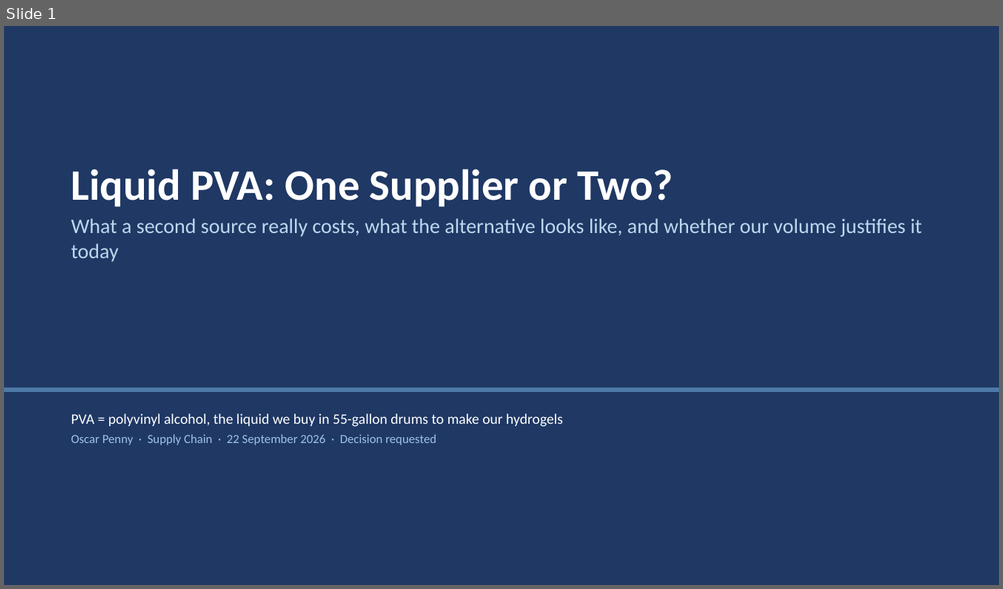
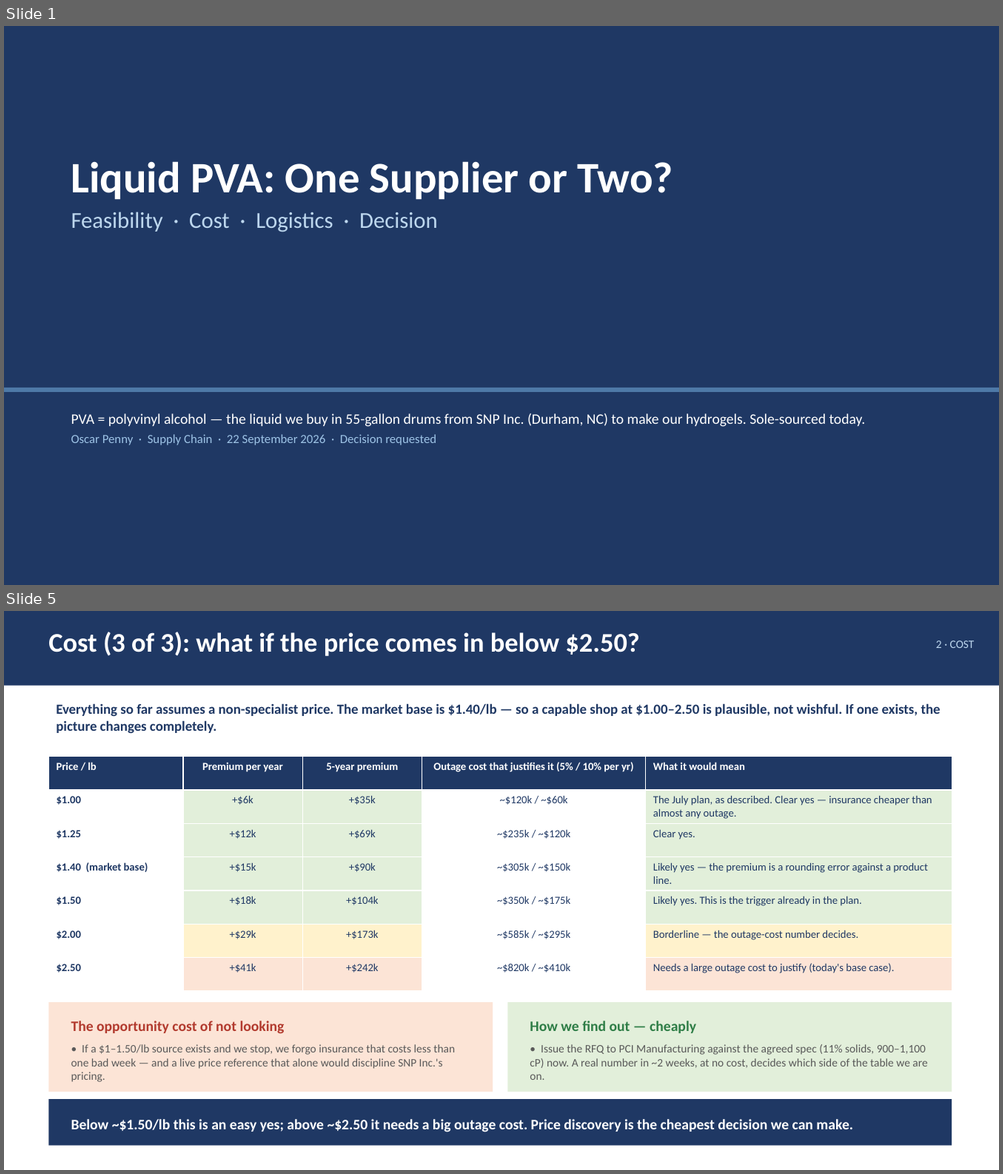
Before and after one commit to naviero1/Claude-Works, a slide deck: PVA second supplier initiative/PVA_Second_Supplier_Leadership_Deck.pptx. Shown one above the other, each under a label of ours: slide 1 before the commit, slides 1 and 5 after it; the slides between them are not shown. The pictures are 1003x589 and 1003x1174 pixels, drawn with LibreOffice and Linux fonts; fonts in the diff are those of the drawing. Boxes give left, top, right and bottom in pixels: in the first picture for what was removed or moved away, otherwise in the second. Text is boxed around its words. In the diff, an @@ line names an element or a change of style, - is before the commit and + after.

```diff
--- a/PVA second supplier initiative/PVA_Second_Supplier_Leadership_Deck.pptx
+++ b/PVA second supplier initiative/PVA_Second_Supplier_Leadership_Deck.pptx
@@ slide 5 added at (x1=4, y1=611, x2=999, y2=1170), background #FFFFFF @@
@@ rectangle added at (x1=4, y1=611, x2=999, y2=686), fill #1F3864 @@
@@ text added at (x1=48, y1=632, x2=639, y2=656), 26 pt, text #FFFFFF, bold @@
+Cost (3 of 3): what if the price comes in below $2.50?
@@ text added at (x1=936, y1=641, x2=974, y2=648), 11 pt, text #BDD7EE @@
+2 · COST
@@ text added at (x1=56, y1=703, x2=940, y2=734), 13.5 pt, text #1F3864, bold @@
+Everything so far assumes a non-specialist price. The market base is $1.40/lb — so a capable shop at $1.00–2.50 is plausible, not wishful. If one exists, the picture changes completely.
@@ table added at (x1=48, y1=757, x2=951, y2=991), 7 rows, 5 columns @@
+Price / lb | Premium per year | 5-year premium | Outage cost that justifies it (5% / 10% per yr) | What it would mean
+$1.00 | +$6k | +$35k | ~$120k / ~$60k | The July plan, as described. Clear yes — insurance cheaper than almost any outage.
+$1.25 | +$12k | +$69k | ~$235k / ~$120k | Clear yes.
+$1.40 (market base) | +$15k | +$90k | ~$305k / ~$150k | Likely yes — the premium is a rounding error against a product line.
+$1.50 | +$18k | +$104k | ~$350k / ~$175k | Likely yes. This is the trigger already in the plan.
+$2.00 | +$29k | +$173k | ~$585k / ~$295k | Borderline — the outage-cost number decides.
+$2.50 | +$41k | +$242k | ~$820k / ~$410k | Needs a large outage cost to justify (today's base case).
@@ rectangle added at (x1=48, y1=1002, x2=492, y2=1092), fill #FCE4D6 @@
@@ rectangle added at (x1=508, y1=1002, x2=951, y2=1092), fill #E2EFDA @@
@@ text added at (x1=71, y1=1021, x2=455, y2=1082), 11 pt, text #595959 @@
+The opportunity cost of not looking
+• If a $1–1.50/lb source exists and we stop, we forgo insurance that costs less than one bad week — and a live price reference that alone would discipline SNP Inc.'s pricing.
@@ text added at (x1=529, y1=1021, x2=927, y2=1080), 11 pt, text #595959 @@
+How we find out — cheaply
+• Issue the RFQ to PCI Manufacturing against the agreed spec (11% solids, 900–1,100 cP) now. A real number in ~2 weeks, at no cost, decides which side of the table we are on.
@@ rectangle added at (x1=48, y1=1099, x2=951, y2=1146), fill #1F3864 @@
@@ text added at (x1=71, y1=1119, x2=853, y2=1133), 14 pt, text #FFFFFF, bold @@
+Below ~$1.50/lb this is an easy yes; above ~$2.50 it needs a big outage cost. Price discovery is the cheapest decision we can make.
@@ slide 1 changed as well @@
@@ text "Liquid PVA: One Supplier or ..." moved from (x1=71, y1=169, x2=922, y2=262) to (x1=71, y1=161, x2=674, y2=232) @@
@@ text at (x1=71, y1=212, x2=438, y2=232): text changed; size 20 to 22 pt @@
-What a second source really costs, what the alternative looks like, and whether our volume justifies it today
+Feasibility · Cost · Logistics · Decision
@@ text at (x1=71, y1=414, x2=865, y2=427): text changed @@
-PVA = polyvinyl alcohol, the liquid we buy in 55-gallon drums to make our hydrogels
+PVA = polyvinyl alcohol — the liquid we buy in 55-gallon drums from SNP Inc. (Durham, NC) to make our hydrogels. Sole-sourced today.
```
Also in this commit, not shown: 1 other slide changed, 6 other slides added, 13 slides removed, 6 other files.
